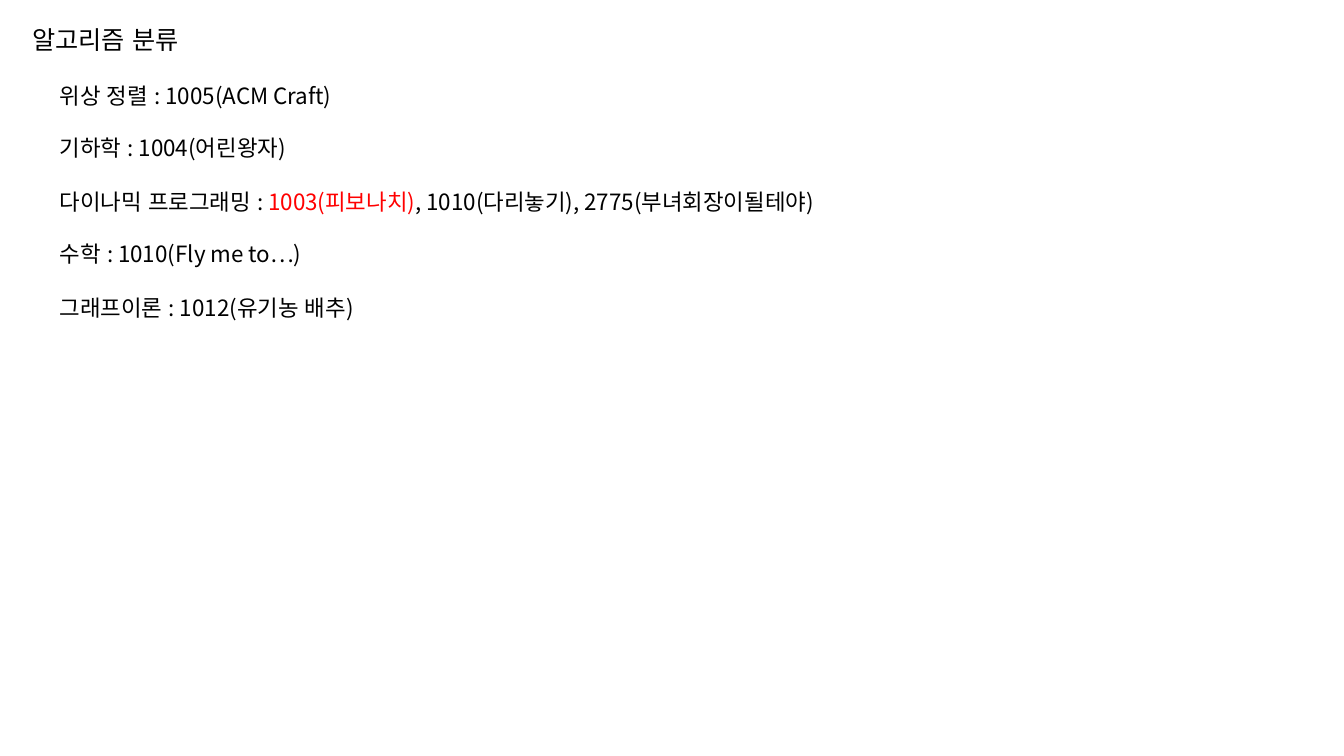
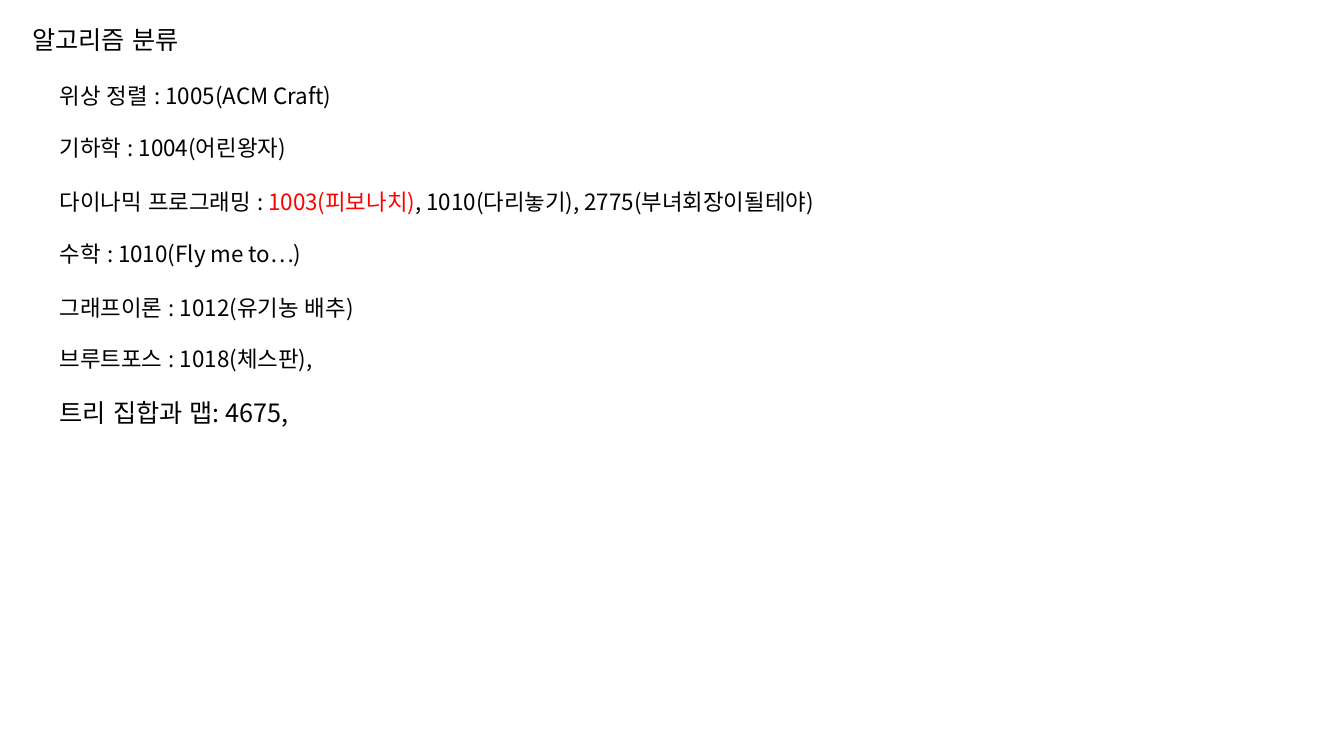
Before and after one commit to phantom0119/Baekjoon, a slide deck: slide 1 of 참고자료.pptx. Drawn at 1344x756 pixels with LibreOffice and Linux fonts; fonts in the diff are those of the drawing. Boxes give left, top, right and bottom in pixels: in the first picture for what was removed or moved away, otherwise in the second. Text is boxed around its words. In the diff, an @@ line names an element or a change of style, - is before the commit and + after.

```diff
--- a/참고자료.pptx
+++ b/참고자료.pptx
@@ text added at box(60, 348, 313, 372), 16 pt, text #000000 @@
+브루트포스 : 1018(체스판),
@@ text added at box(60, 401, 288, 427), 18 pt, text #000000 @@
+트리 집합과 맵: 4675,
```
Also in this commit, not shown: 1 other slide changed, 1 slide added, 1 slide removed, 3 other files.
